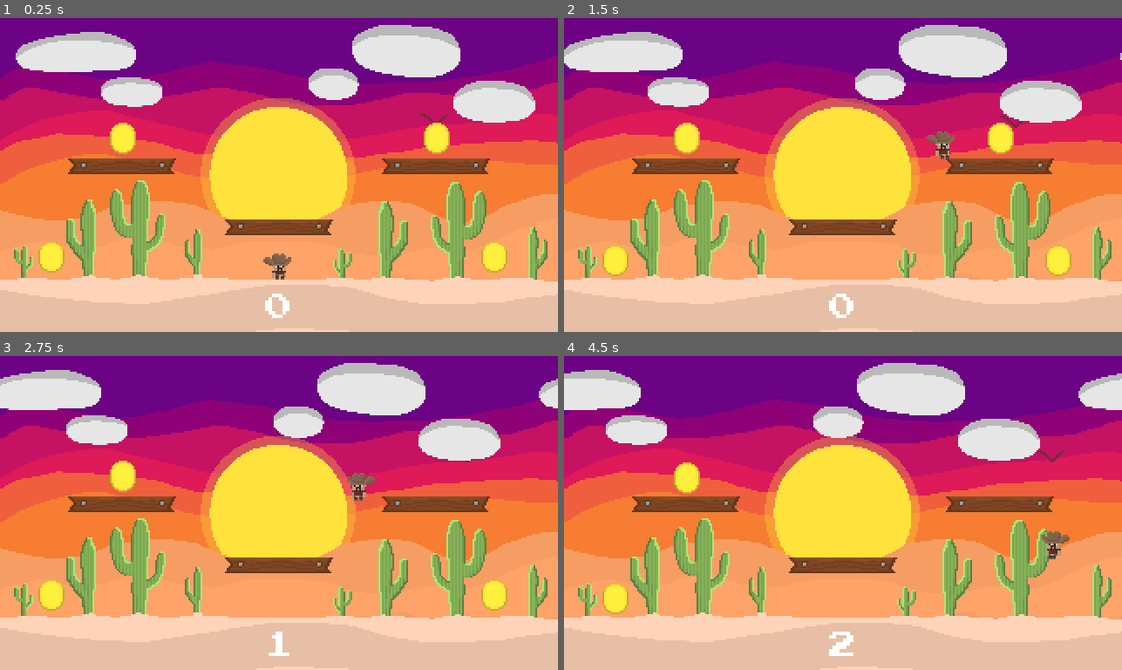
Above: before the commit, frames 1-4 (two rows, left to right).
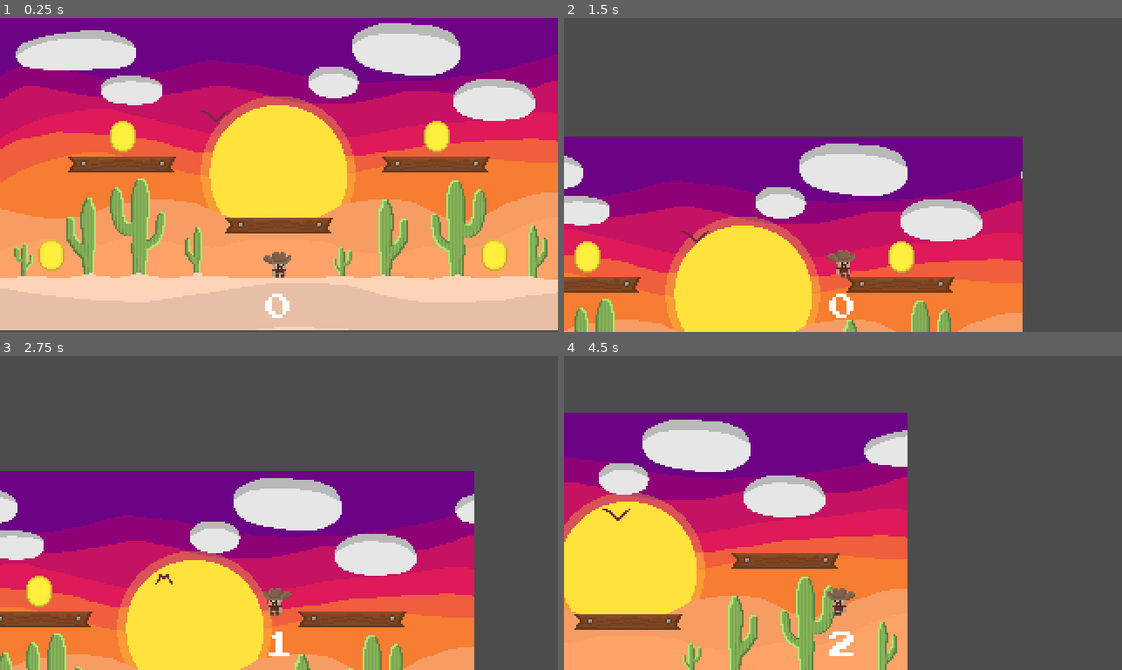
Above: after the commit, the same moments.

Repository: T-ayy-lor/Capstone
Game: Godot game, scene res://Main.tscn
Same seed, same stepped clock (60 frames per second), same inputs: the game is played once before the commit and once after it.
Inputs:
- Up to frame 1 (0.25 s): no input
- Up to frame 2 (1.5 s): hold D (move_right) from 0.53 s (still down); tap Space (jump) at 0.6, 0.77, 1.07, 1.35 s
- Up to frame 3 (2.75 s): tap Space (jump) at 1.52, 1.82, 2.1 s; release D (move_right) at 2.03 s; hold A (move_left) from 2.03 s (still down)
- Up to frame 4 (4.5 s): release A (move_left) at 2.78 s; hold D (move_right) 2.78-4.28 s; tap Space (jump) at 2.85, 3.02, 3.32, 3.6, 3.77, 4.07, 4.35 s; hold A (move_left) from 4.28 s (still down)

The runs differ from the first frame. In frame 1, 7.9% of the frame differs, in the area x 0-100%, y 1-100%; in frame 2, 100%, in the area x 0-100%, y 0-100%; in frame 3, 100%; in frame 4, 97%.

Commit message:
Added a teleporter to a different area for mashbutton

Diff:
--- a/Main.tscn
+++ b/Main.tscn
@@ -370,6 +370,10 @@
 [sub_resource type="RectangleShape2D" id=7]
 
 [sub_resource type="RectangleShape2D" id=8]
+extents = Vector2( 6.75, 10 )
+
+[sub_resource type="RectangleShape2D" id=9]
+extents = Vector2( 200, 10 )
 
 [node name="Main" type="Node2D"]
 script = ExtResource( 8 )
@@ -377,8 +381,8 @@
 [node name="Player" parent="." instance=ExtResource( 2 )]
 position = Vector2( -1, -39 )
 
-[node name="Camera2D" type="Camera2D" parent="."]
-position = Vector2( 0, -90 )
+[node name="Camera2D" type="Camera2D" parent="Player"]
+position = Vector2( 1, -51 )
 current = true
 
 [node name="Background" type="Sprite" parent="."]
@@ -472,7 +476,7 @@
 position = Vector2( 0, -90 )
 z_index = -75
 frames = SubResource( 6 )
-frame = 253
+frame = 127
 playing = true
 
 [node name="MashButtonEvent" type="Node2D" parent="."]
@@ -485,20 +489,26 @@
 shape = SubResource( 7 )
 
 [node name="MashLabel" type="Label" parent="MashButtonEvent"]
-margin_left = -129.0
-margin_top = -24.0
-margin_right = -11.0
-margin_bottom = -10.0
+margin_left = 1441.0
+margin_top = -294.0
+margin_right = 1559.0
+margin_bottom = -280.0
 text = "MASH SPACE! 0/20"
 
 [node name="DimensionSpawn" type="Position2D" parent="."]
-position = Vector2( 3500, 300 )
+position = Vector2( 1500, -250 )
 
 [node name="DimensionArea" type="Area2D" parent="."]
-position = Vector2( 3500, 300 )
+position = Vector2( 1500, -100 )
 
 [node name="CollisionShape2D" type="CollisionShape2D" parent="DimensionArea"]
-position = Vector2( 3000, 30 )
 shape = SubResource( 8 )
 
+[node name="DimensionGround" type="StaticBody2D" parent="."]
+position = Vector2( 1500, -200 )
+
+[node name="CollisionShape2D" type="CollisionShape2D" parent="DimensionGround"]
+shape = SubResource( 9 )
+
 [connection signal="body_entered" from="MashButtonEvent/Trigger" to="MashButtonEvent" method="_on_Trigger_body_entered"]
+[connection signal="body_shape_entered" from="DimensionArea" to="MashButtonEvent" method="_on_DimensionArea_body_shape_entered"]
--- a/MashButtonEvent.gd
+++ b/MashButtonEvent.gd
@@ -2,6 +2,7 @@
 
 var jump_count: int = 0
 var event_active: bool = false
+var trigger_disabled: bool = false
 var required_jumps: int = 20
 
 var player = null
@@ -15,9 +16,11 @@
 
 
 func _on_Trigger_body_entered(body):
-	if body.name == "Player" and not event_active:
+	if body.name == "Player" and not event_active and not trigger_disabled:
 		player = body
 		saved_position = body.position
+
+		body.position = dimension_spawn.position
 
 		jump_count = 0
 		event_active = true
@@ -39,10 +42,23 @@
 
 			if jump_count >= required_jumps:
 				event_active = false
+				trigger_disabled = true
 
-				player.position = get_node("../DimensionSpawn").position
+				player.position = saved_position
 				player.event_mode = false
 
 				mash_label.visible = false
 
+				get_parent().score += 20
+				get_parent().score_label.text = str(get_parent().score)
 				print("Mash event complete!")
+
+	if trigger_disabled and player != null:
+		if player.position.distance_to(saved_position) > 100:
+			trigger_disabled = false
+			print("Mash trigger re-enabled!")
+
+func _on_DimensionArea_body_shape_entered(body_rid, body, body_shape_index, local_shape_index):
+	if body.name == "Player":
+		player.position = saved_position
+		player.event_mode = false
Not shown: 1 places in Main.tscn that only renumber resources
